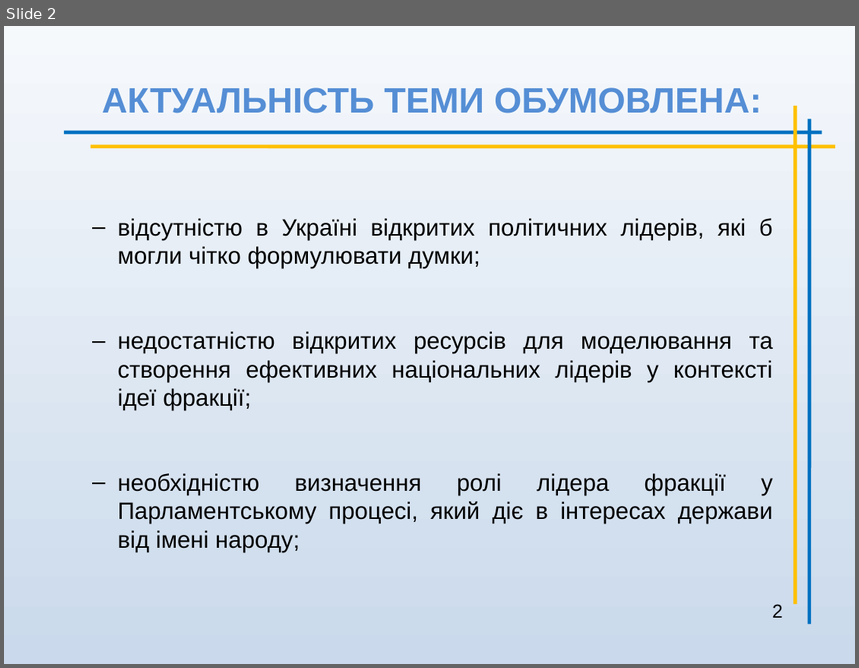
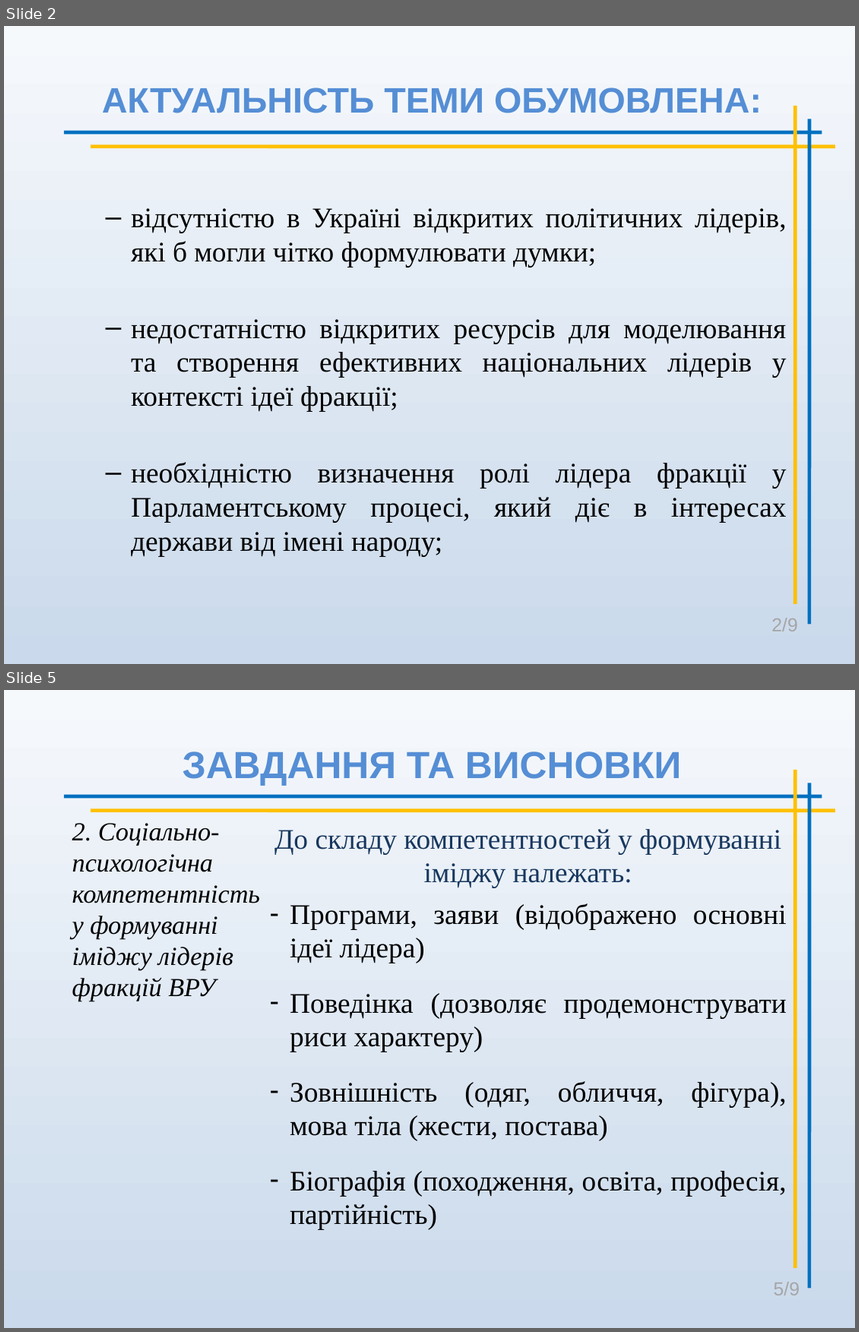
Before and after one commit to koliambrus/diploma, a slide deck: solomakhin.ppt. Shown one above the other, each under a label of ours: slide 2 before the commit, slides 2 and 5 after it; the slides between them are not shown. The pictures are 859x668 and 859x1332 pixels, drawn with LibreOffice and Linux fonts; fonts in the diff are those of the drawing. Boxes give left, top, right and bottom in pixels: in the first picture for what was removed or moved away, otherwise in the second. Text is boxed around its words. In the diff, an @@ line names an element or a change of style, - is before the commit and + after.

```diff
--- a/solomakhin.ppt
+++ b/solomakhin.ppt
@@ slide 5 added at (4, 690, 855, 1328), background gradient #F6F9FC to #CAD9EB @@
@@ title added at (183, 752, 681, 786), 32 pt, text #558ED5, bold @@
+ЗАВДАННЯ ТА ВИСНОВКИ
@@ line added from (796, 1269) to (796, 770), #FFC000 3 pt @@
@@ line added from (63, 796) to (822, 796), #0070C0 3 pt @@
@@ line added from (810, 1288) to (810, 783), #0070C0 3 pt @@
@@ text added at (72, 823, 260, 1002), 22 pt, text #000000, italic @@
+2. Соціально-психологічна компетентність у формуванні іміджу лідерів фракцій ВРУ
@@ line added from (91, 811) to (835, 811), #FFC000 3 pt @@
@@ subtitle added at (275, 829, 787, 1230), 24 pt, text #000000 @@
+До складу компетентностей у формуванні іміджу належать:
+– Програми, заяви (відображено основні ідеї лідера)
+– Поведінка (дозволяє продемонструвати риси характеру)
+– Зовнішність (одяг, обличчя, фігура), мова тіла (жести, постава)
+– Біографія (походження, освіта, професія, партійність)
@@ page number added at (774, 1282, 800, 1296), 16 pt, text #A6A6A6 @@
+5/9
@@ slide 2 changed as well @@
@@ subtitle "відсутністю в Україні відкритих політичних ...": place and size @@
-subtitle "відсутністю в Україні відкритих політичних ..." at (118, 218, 773, 553)
+subtitle "відсутністю в Україні відкритих політичних ..." at (131, 208, 787, 556)
@@ subtitle "відсутністю в Україні відкритих політичних ..." at (131, 208, 787, 556): size 20 to 24 pt, font Arial to Times New Roman @@
@@ text at (772, 618, 797, 632): text changed; text colour #000000 to #A6A6A6 @@
-2
+2/9
```
Also in this commit, not shown: 5 other slides changed, 2 other slides added, 3 slides removed, 2 other files.
